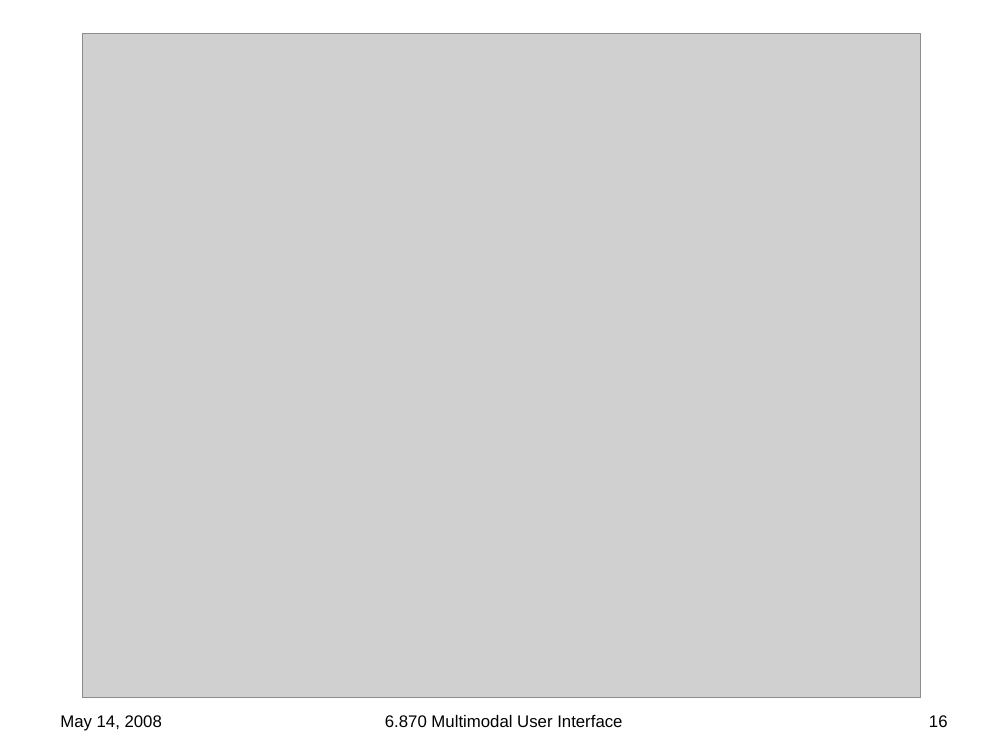
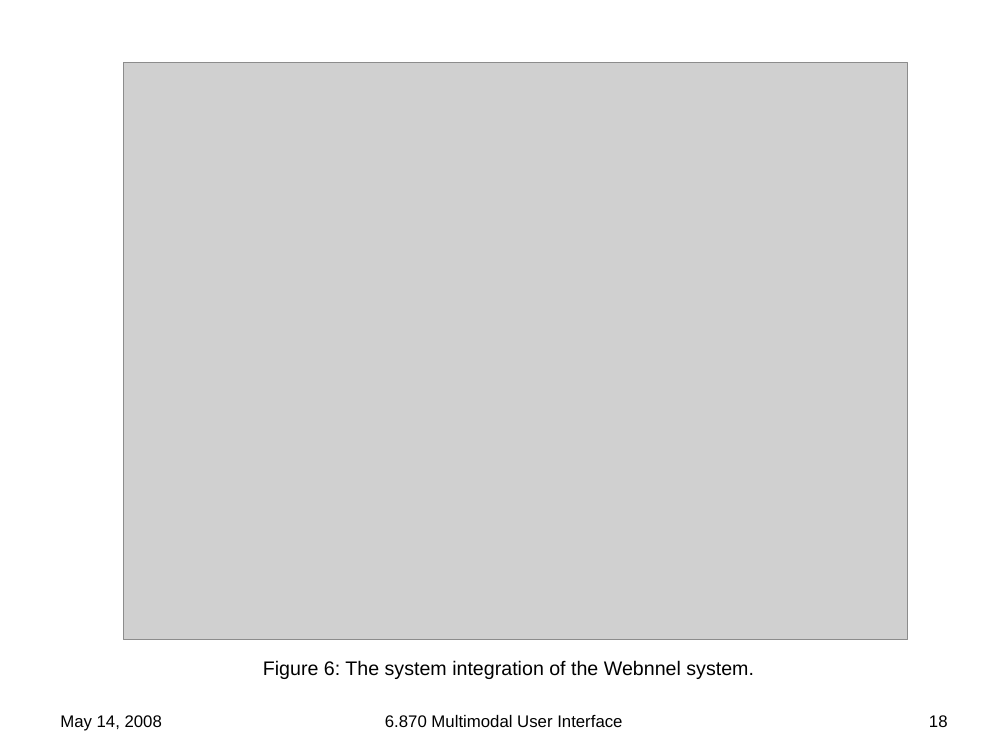
Before and after one commit to oshanis/webnnel, a slide deck: slide 18 of docs/6.870 Final Project Presentation.ppt (slide 16 before the commit). Drawn at 1008x756 pixels with LibreOffice and Linux fonts; fonts in the diff are those of the drawing; grey boxes stand for pictures; background and template pictures are left out. Boxes give left, top, right and bottom in pixels: in the first picture for what was removed or moved away, otherwise in the second. Text is boxed around its words. In the diff, an @@ line names an element or a change of style, - is before the commit and + after.

```diff
--- a/docs/6.870 Final Project Presentation.ppt
+++ b/docs/6.870 Final Project Presentation.ppt
@@ picture: place and size @@
-picture at (83, 33, 920, 698)
+picture at (123, 62, 907, 640)
@@ text added at (263, 660, 754, 679), 14 pt, text #000000 @@
+Figure 6: The system integration of the Webnnel system.
@@ page number at (929, 715, 948, 727): text changed @@
-16
+18
```
Also in this commit, not shown: 10 other slides changed, 4 slides added.
